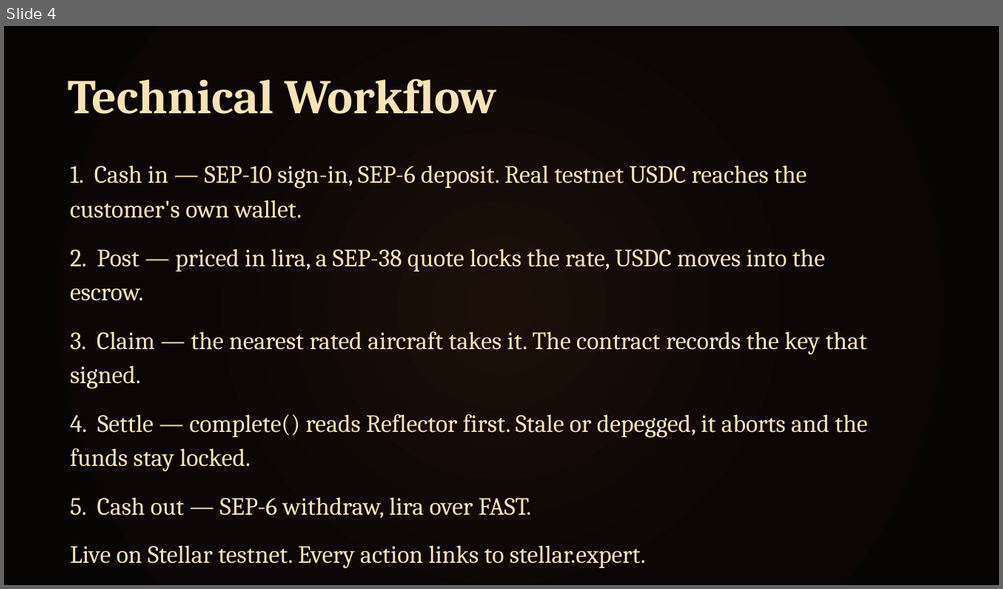
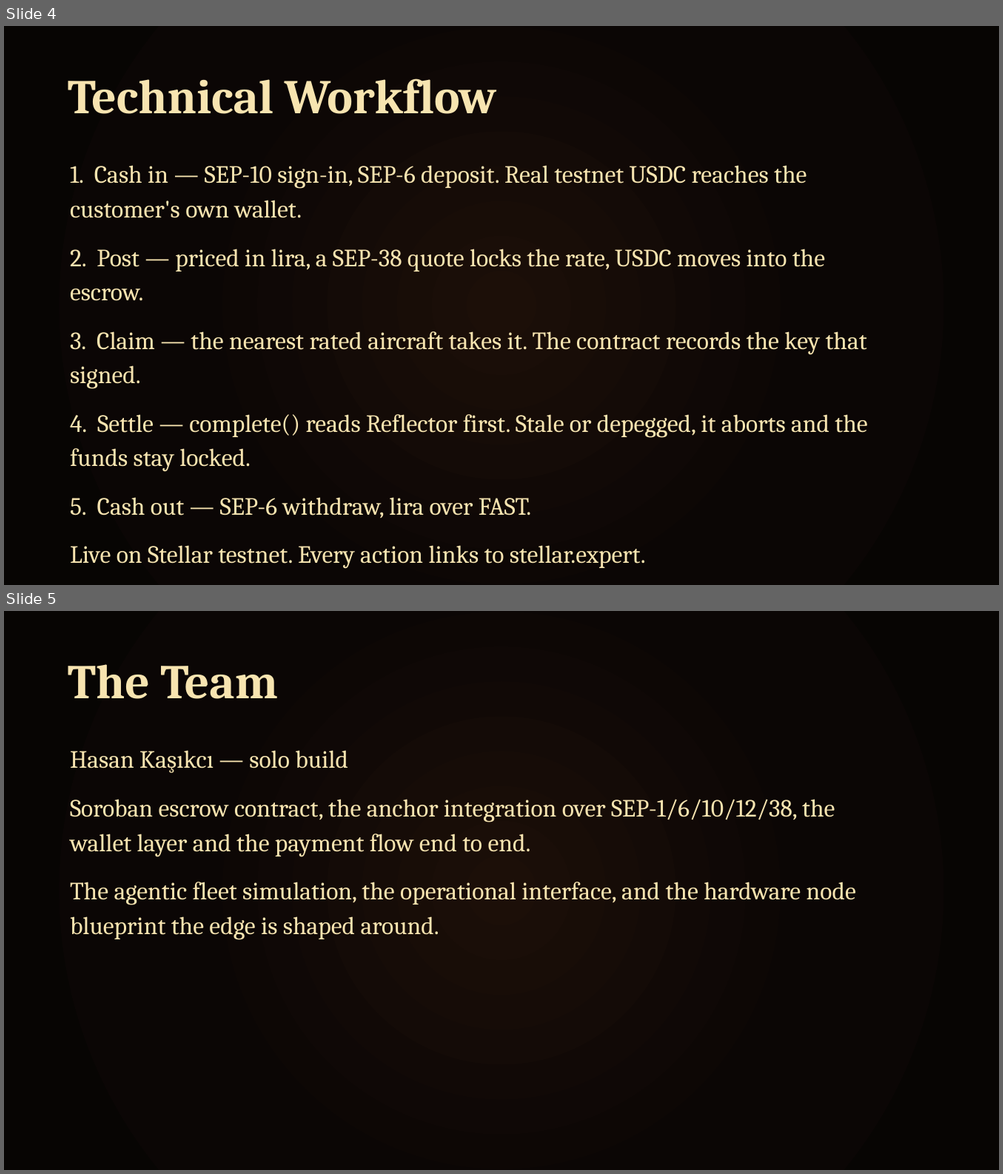
Before and after one commit to hsankc/RiverAir, a slide deck: Documentation/RiverAir-Pitch-Deck.pptx. Shown one above the other, each under a label of ours: slide 4 before the commit, slides 4 and 5 after it. The pictures are 1003x589 and 1003x1174 pixels, drawn with LibreOffice and Linux fonts; fonts in the diff are those of the drawing. Boxes give left, top, right and bottom in pixels: in the first picture for what was removed or moved away, otherwise in the second. Text is boxed around its words. In the diff, an @@ line names an element or a change of style, - is before the commit and + after.

```diff
--- a/Documentation/RiverAir-Pitch-Deck.pptx
+++ b/Documentation/RiverAir-Pitch-Deck.pptx
@@ slide 5 added at [4,611,999,1170], background #FFFFFF @@
@@ rectangle added at [4,611,999,1170], fill gradient #1C0F08 to #0B0605 to #070503 @@
@@ text added at [68,664,278,699], 35 pt, text #F7E4B0, bold @@
+The Team
@@ text added at [70,750,856,940], 18 pt, text #F7E4B0 @@
+Hasan Kaşıkcı — solo build
+Soroban escrow contract, the anchor integration over SEP-1/6/10/12/38, the wallet layer and the payment flow end to end.
+The agentic fleet simulation, the operational interface, and the hardware node blueprint the edge is shaped around.
```
Also in this commit, not shown: 1 slide removed.
